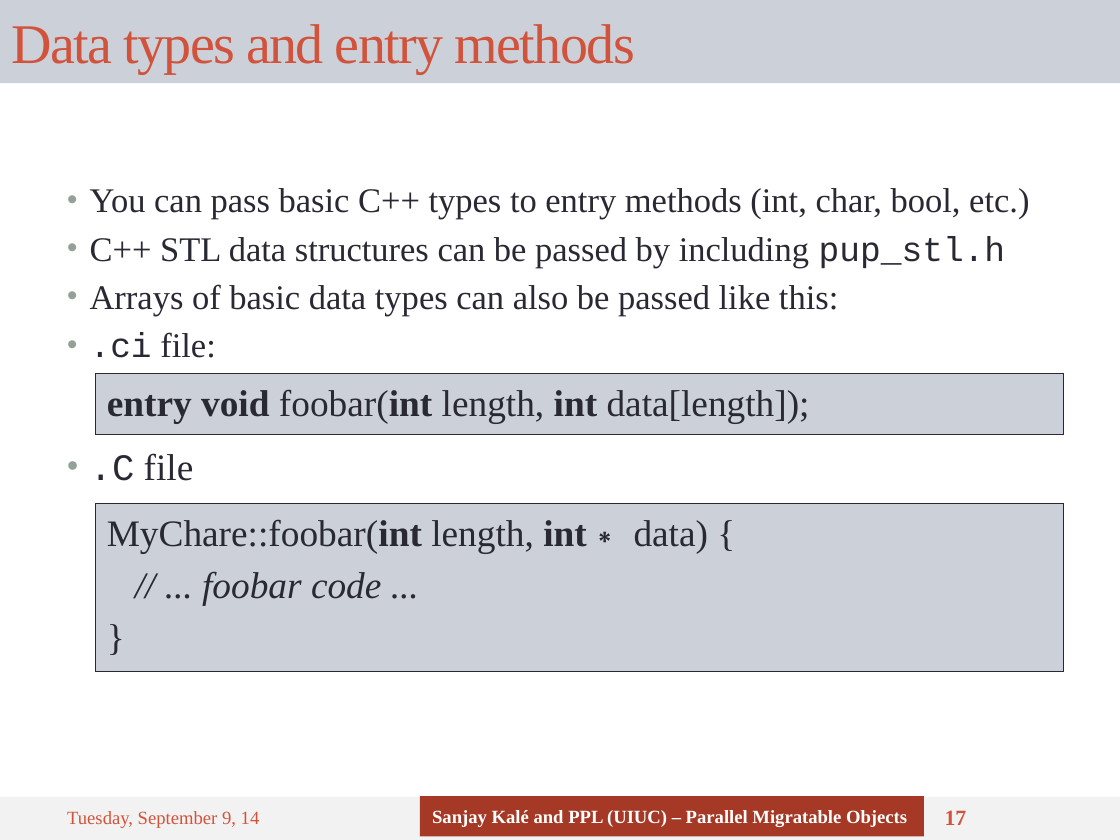
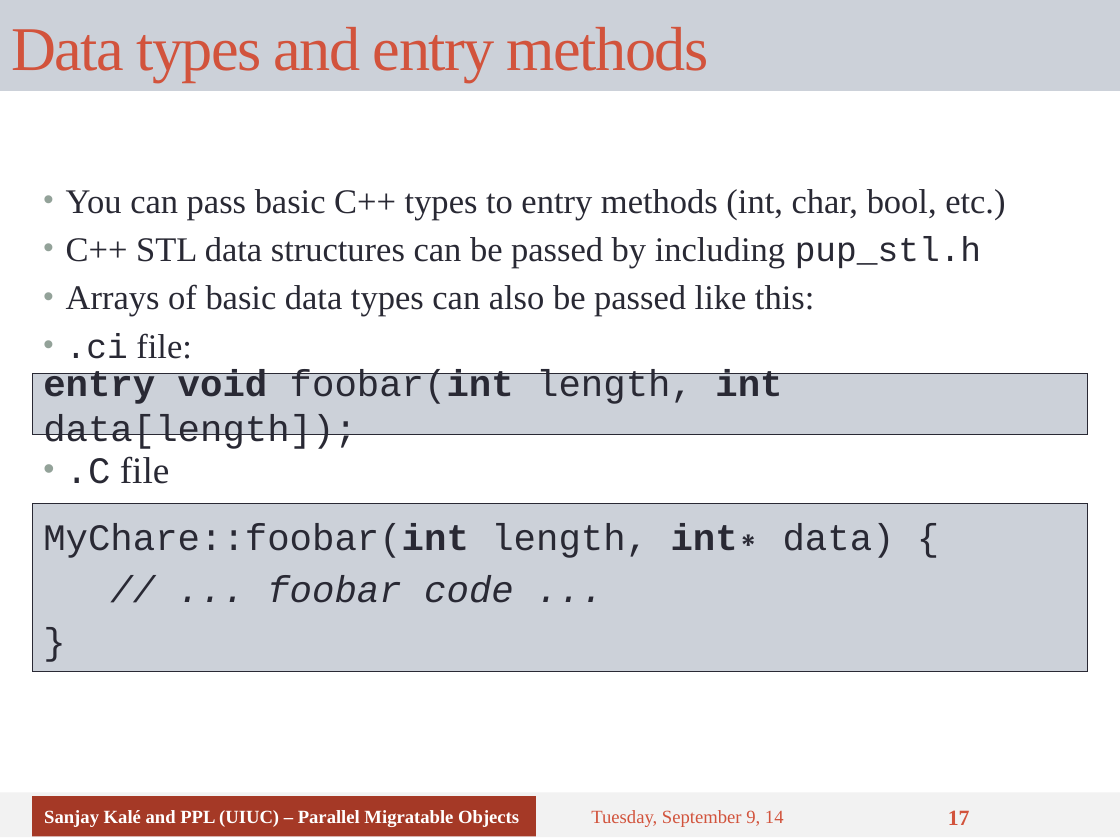
Before and after one commit to UIUC-PPL/charm_tutorial, a slide deck: slide 17 of tutorial-04-charm_basics.pptx. Drawn at 1120x840 pixels with LibreOffice and Linux fonts; fonts in the diff are those of the drawing. Boxes give left, top, right and bottom in pixels: in the first picture for what was removed or moved away, otherwise in the second. Text is boxed around its words. In the diff, an @@ line names an element or a change of style, - is before the commit and + after.

```diff
--- a/tutorial-04-charm_basics.pptx
+++ b/tutorial-04-charm_basics.pptx
@@ title "Data types and entry methods": place and size @@
-title "Data types and entry methods" at box(0, 0, 1120, 83)
+title "Data types and entry methods" at box(0, 0, 1120, 91)
@@ title "Data types and entry methods" at box(0, 0, 1120, 91): size 36 to 40 pt @@
@@ text "You can pass basic C++ ...": place and size @@
-text "You can pass basic C++ ..." at box(90, 188, 1029, 358)
+text "You can pass basic C++ ..." at box(66, 189, 1005, 359)
@@ text "You can pass basic C++ ..." at box(66, 189, 1005, 359): vertical alignment top to middle @@
@@ text "entry void foobar(int length, int ...": place and size @@
-text "entry void foobar(int length, int ..." at box(95, 374, 1064, 435)
+text "entry void foobar(int length, int ..." at box(32, 374, 1088, 435)
@@ text "entry void foobar(int length, int ..." at box(32, 374, 1088, 435): font Times New Roman to Courier New; vertical alignment top to middle @@
@@ text ".C file" at box(66, 456, 170, 484): vertical alignment top to middle @@
@@ text ".C file": place and size @@
-text ".C file" at box(90, 453, 194, 481)
+text ".C file" at box(66, 456, 170, 484)
@@ text "MyChare::foobar(int length, int∗ data) {" at box(32, 503, 1088, 672): font Times New Roman to Courier New; vertical alignment top to middle @@
@@ text "MyChare::foobar(int length, int∗ data) {": place and size @@
-text "MyChare::foobar(int length, int∗ data) {" at box(95, 503, 1064, 672)
+text "MyChare::foobar(int length, int∗ data) {" at box(32, 503, 1088, 672)
@@ rectangle: place and size @@
-rectangle at box(0, 797, 1120, 840)
+rectangle at box(0, 793, 1120, 838)
@@ rectangle "Sanjay Kalé and PPL (UIUC) ...": place and size @@
-rectangle "Sanjay Kalé and PPL (UIUC) ..." at box(420, 796, 924, 837)
+rectangle "Sanjay Kalé and PPL (UIUC) ..." at box(32, 796, 536, 837)
@@ text "Tuesday, September 9, 14": place and size @@
-text "Tuesday, September 9, 14" at box(67, 811, 260, 828)
+text "Tuesday, September 9, 14" at box(591, 810, 784, 827)
```
Also in this commit, not shown: 35 other slides changed.
